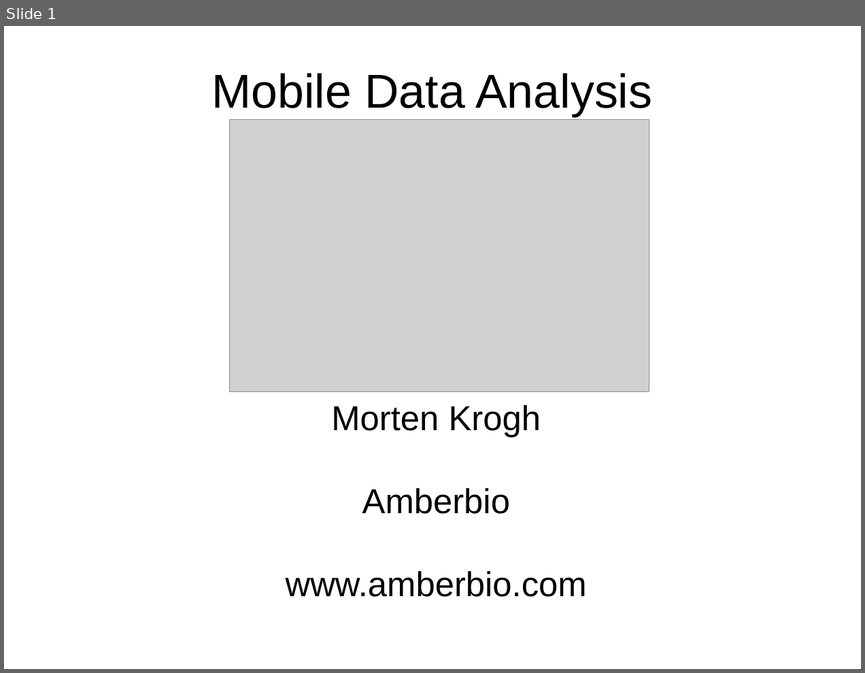
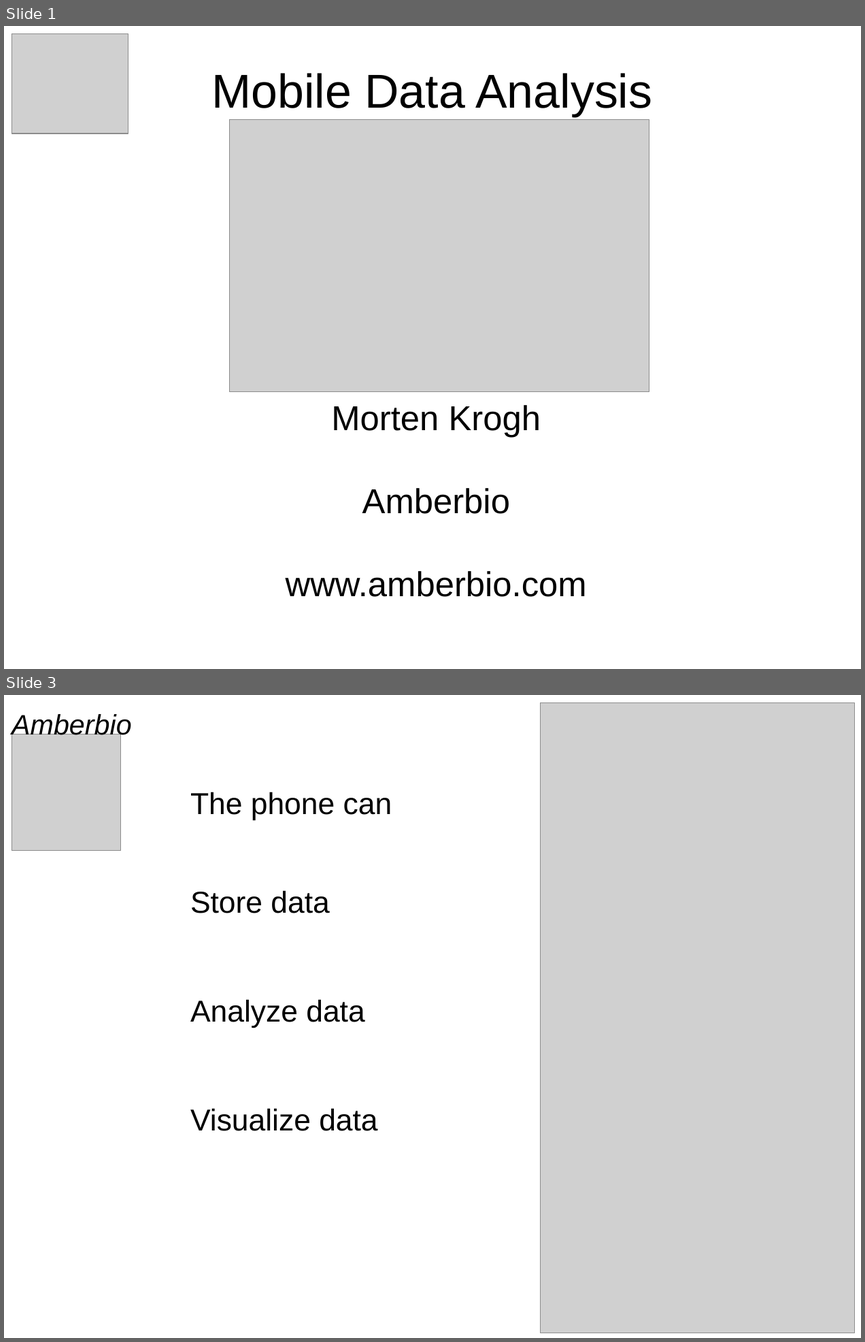
Before and after one commit to morten-krogh/amberbio-www, a slide deck: presentations/BigData.odp. Shown one above the other, each under a label of ours: slide 1 before the commit, slides 1 and 3 after it; the slides between them are not shown. The pictures are 865x673 and 865x1342 pixels, drawn with LibreOffice and Linux fonts; fonts in the diff are those of the drawing; grey boxes stand for pictures. Boxes give left, top, right and bottom in pixels: in the first picture for what was removed or moved away, otherwise in the second. Text is boxed around its words. In the diff, an @@ line names an element or a change of style, - is before the commit and + after.

Commit message:
big data presentation

```diff
--- a/presentations/BigData.odp
+++ b/presentations/BigData.odp
@@ slide 3 added at (x1=4, y1=695, x2=861, y2=1338), background #FFFFFF @@
@@ text added at (x1=11, y1=714, x2=132, y2=740), 26 pt, text #000000, italic @@
+Amberbio
@@ picture added at (x1=541, y1=702, x2=855, y2=1333) @@
@@ picture added at (x1=11, y1=734, x2=121, y2=851) @@
@@ text added at (x1=190, y1=792, x2=392, y2=1131), 28 pt, text #000000 @@
+The phone can
+Store data
+Analyze data
+Visualize data
@@ slide 1 changed as well @@
@@ picture added at (x1=11, y1=33, x2=128, y2=133) @@
```
Also in this commit, not shown: 3 other slides added.
